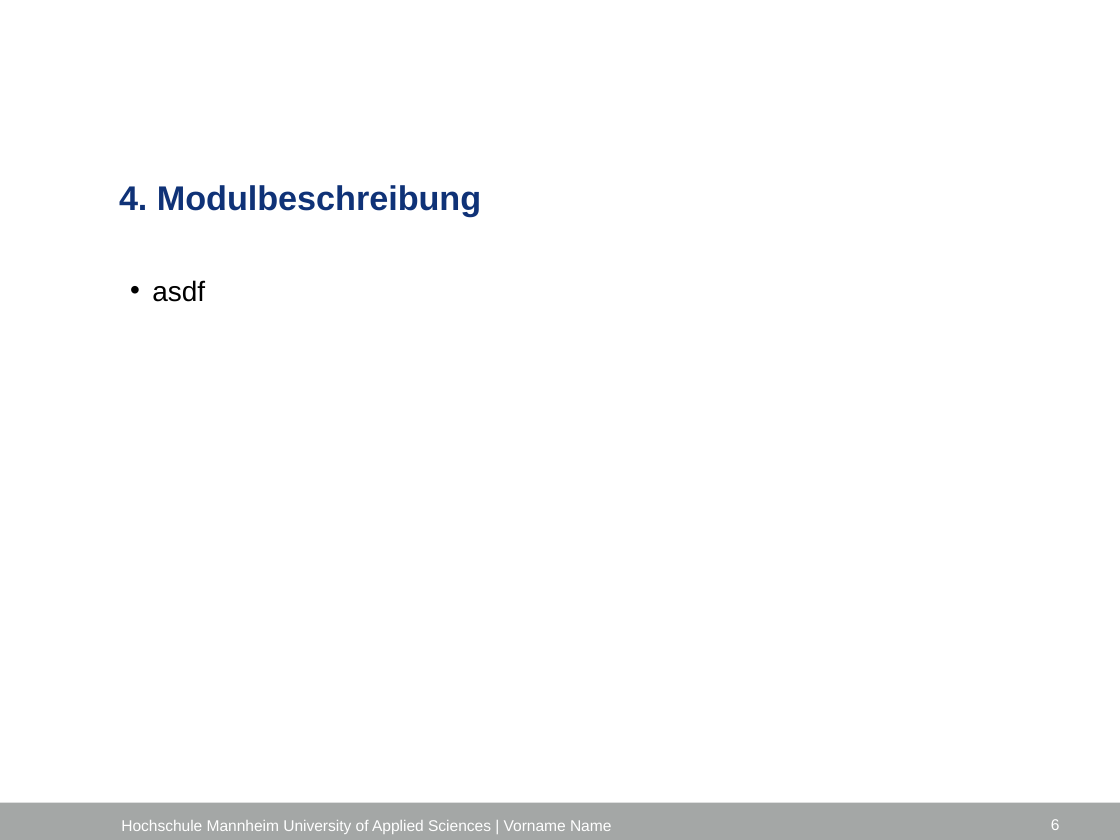
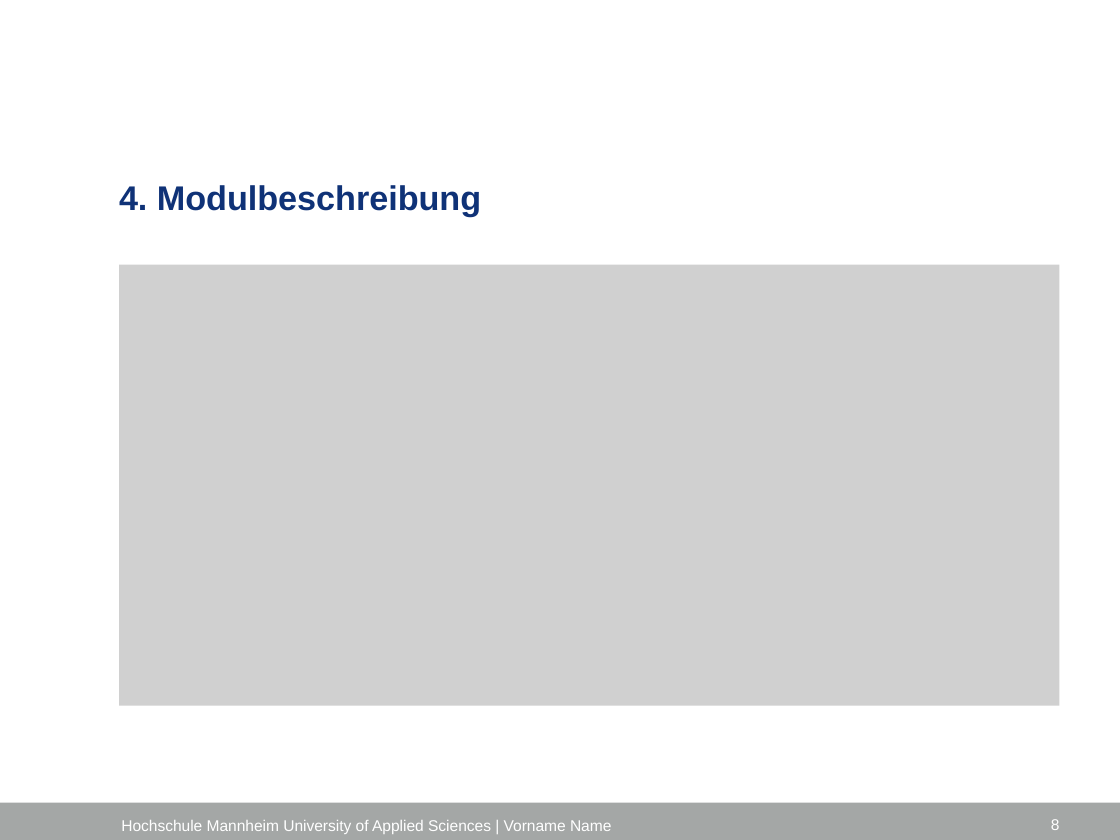
Before and after one commit to Edwardha92/SIP2, a slide deck: slide 8 of docs/final_documentation/Musterpräsentation.pptx (slide 6 before the commit). Drawn at 1120x840 pixels with LibreOffice and Linux fonts; fonts in the diff are those of the drawing; grey boxes stand for pictures; background and template pictures are left out. Boxes give left, top, right and bottom in pixels: in the first picture for what was removed or moved away, otherwise in the second. Text is boxed around its words. In the diff, an @@ line names an element or a change of style, - is before the commit and + after.

```diff
--- a/docs/final_documentation/Musterpräsentation.pptx
+++ b/docs/final_documentation/Musterpräsentation.pptx
@@ picture added at (119, 264, 1060, 706) @@
@@ text removed at (152, 280, 205, 302) @@
-  • asdf
```
Also in this commit, not shown: 2 slides added.
